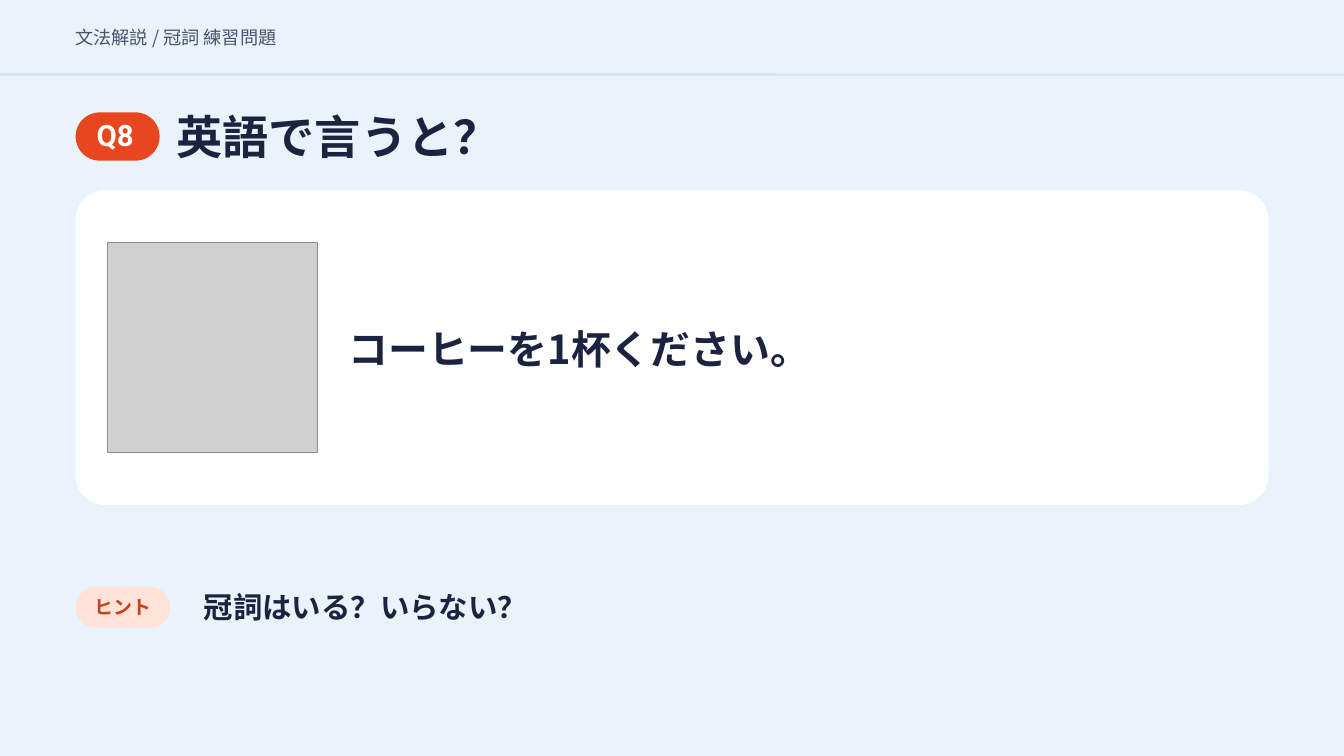
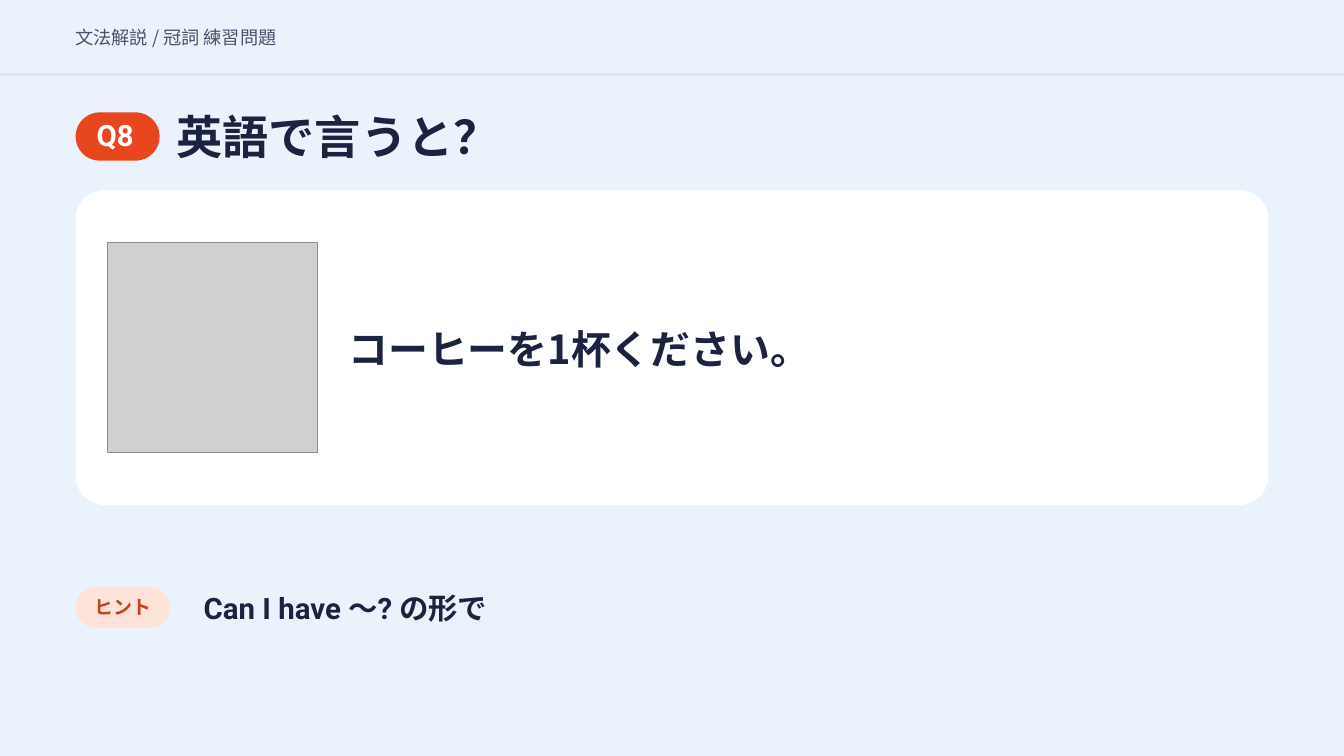
Before and after one commit to hinakajisaki-dev/hina-english, a slide deck: slide 19 of matome/articles-4/articles-4-slides.pptx. Drawn at 1344x756 pixels with LibreOffice and Linux fonts; fonts in the diff are those of the drawing; grey boxes stand for pictures. Boxes give left, top, right and bottom in pixels: in the first picture for what was removed or moved away, otherwise in the second. Text is boxed around its words. In the diff, an @@ line names an element or a change of style, - is before the commit and + after.

```diff
--- a/matome/articles-4/articles-4-slides.pptx
+++ b/matome/articles-4/articles-4-slides.pptx
@@ text at box(204, 594, 487, 622): text changed; font Noto Sans CJK JP to Roboto @@
-冠詞はいる？いらない？
+Can I have 〜? の形で
```
Also in this commit, not shown: 14 other slides changed, 2 other files.
